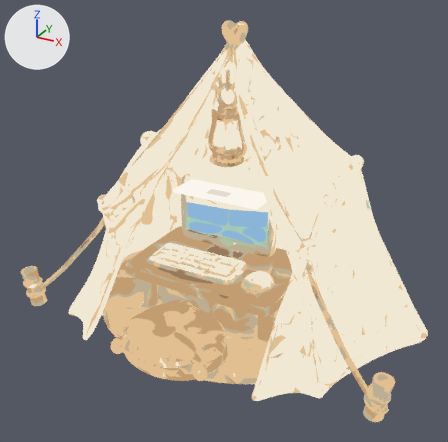
The glTF model public/models/camping-style-locked-v4/tent-workstation-flat-source-v4.glb: old version first, new version second.
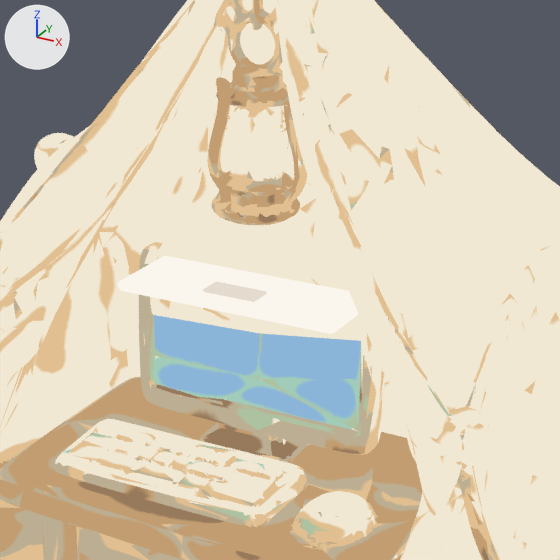
Each version appears first whole from a 50 mm camera at (1.298, -2.372, 0.985) aimed at (0.029, -0.064, -0.168), and next in a close-up on the part from 28% to 77% of the width and 18% to 67% of the height. Arrows for +X, +Y and +Z are at upper left; the lights stay in place. The first two pictures are the older version. Where no turn or scale is listed for an object, it has been applied to the vertices. Vertices at exactly the same position are counted once.

Names of what the first close-up shows: 'tent-workstation-flat-source-v4'.
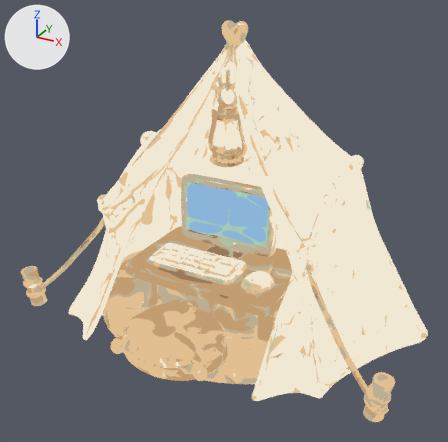
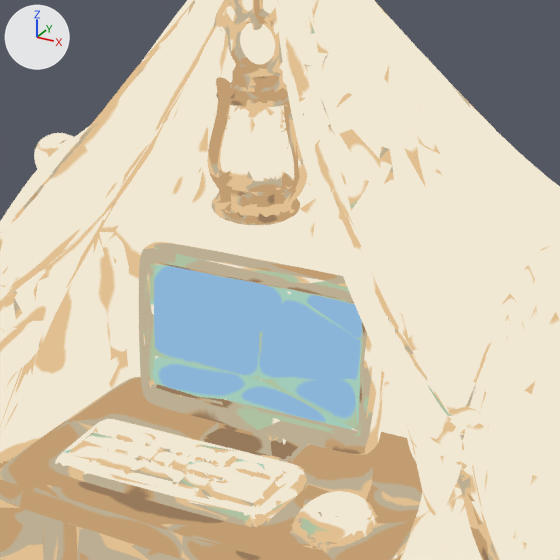
The change, as a diff of the scene's bpy script:
```diff
--- a/public/models/camping-style-locked-v4/tent-workstation-flat-source-v4.glb.py
+++ b/public/models/camping-style-locked-v4/tent-workstation-flat-source-v4.glb.py
@@ me_tent_workstation_flat_source_v4_rebuilt @@
 # used by ob_tent_workstation_flat_source_v4; location = (-0.001, 0.002, -0.004)
-me_tent_workstation_flat_source_v4_rebuilt.from_pydata(...)  # 20607 vertices, 41192 faces; spans x -0.95..0.95, y -0.63..0.63, z -0.71..0.71
+me_tent_workstation_flat_source_v4_rebuilt.from_pydata(...)  # 20310 vertices, 40650 faces; spans x -0.95..0.95, y -0.63..0.63, z -0.71..0.71
+# me_tent_workstation_flat_source_v4_rebuilt part 1: the loose piece of 132 vertices spanning x -0.08..0.03, y -0.04..0.01, z -0.06..-0.05 is deleted
+# me_tent_workstation_flat_source_v4_rebuilt part 2: 2 vertices moved within x -0.25..0.19, y 0.06..0.1, z -0.06; 267 vertices removed from x -0.25..0.2, y -0.07..0.1, z -0.08..-0.06; 102 vertices added at x -0.26..0.21, y 0.06..0.11, z -0.15..-0.03
+# other edits to the shape of me_tent_workstation_flat_source_v4_rebuilt do not show in these pictures
 me_tent_workstation_flat_source_v4_rebuilt.materials.append(mat_flat_illustration_source)
-me_tent_workstation_flat_source_v4_rebuilt.materials.append(mat_single_color_keyboard_source)
-me_tent_workstation_flat_source_v4_rebuilt.materials.append(mat_single_trackpad_source)
```

Changed parts and their boxes (x1, y1, x2, y2) in the close-ups (560 x 560 px):
part 1 of me_tent_workstation_flat_source_v4_rebuilt, deleted: before (203, 282, 267, 302)
part 2 of me_tent_workstation_flat_source_v4_rebuilt, reshaped: before (118, 256, 359, 334); after (144, 242, 367, 355)
